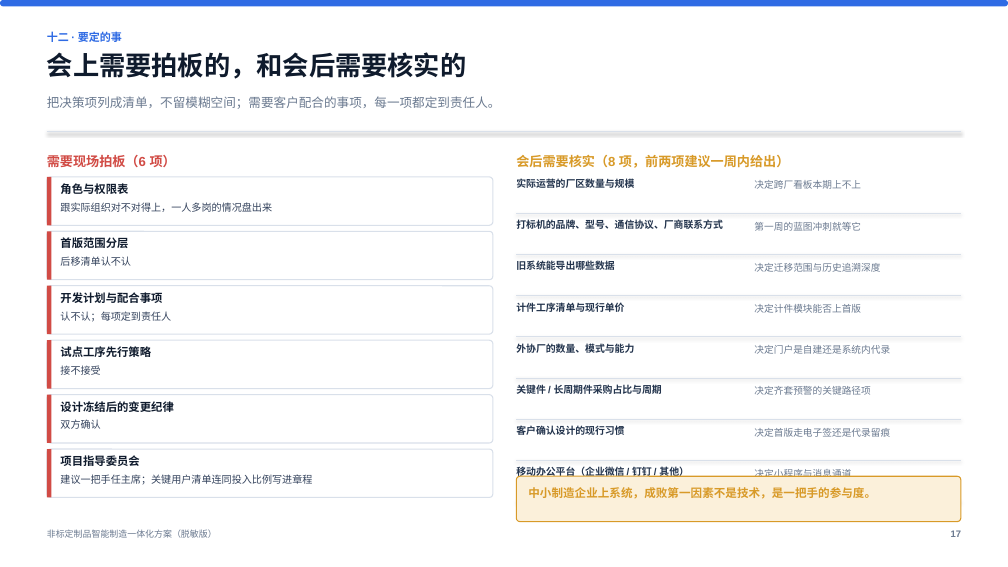
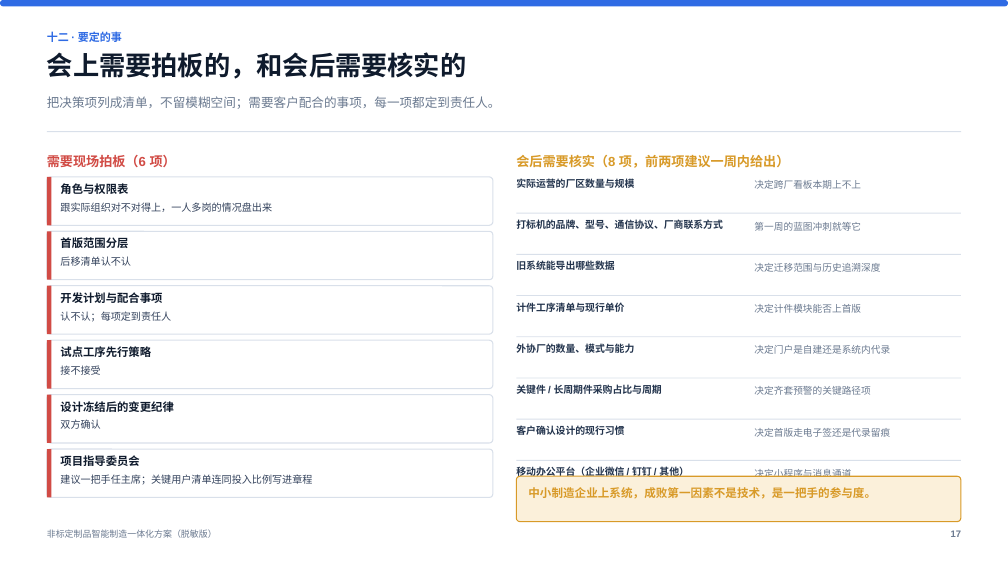
Before and after one commit to lin2mm/ERPagent, a slide deck: slide 17 of ppt/PPT-02-Custom-Door-Smart-Manufacturing-Plan.pptx. Drawn at 1008x567 pixels with LibreOffice and Linux fonts; fonts in the diff are those of the drawing. Boxes give left, top, right and bottom in pixels: in the first picture for what was removed or moved away, otherwise in the second. Text is boxed around its words. In the diff, an @@ line names an element or a change of style, - is before the commit and + after.

```diff
--- a/ppt/PPT-02-Custom-Door-Smart-Manufacturing-Plan.pptx
+++ b/ppt/PPT-02-Custom-Door-Smart-Manufacturing-Plan.pptx
@@ line removed from (47, 132) to (961, 132) @@
@@ rectangle added at (x1=47, y1=131, x2=961, y2=132), fill #D9E0EA @@
@@ line removed from (516, 378) to (961, 378) @@
@@ rectangle added at (x1=516, y1=377, x2=961, y2=378), fill #D9E0EA @@
```
Also in this commit, not shown: 17 other slides changed, 44 other files.
